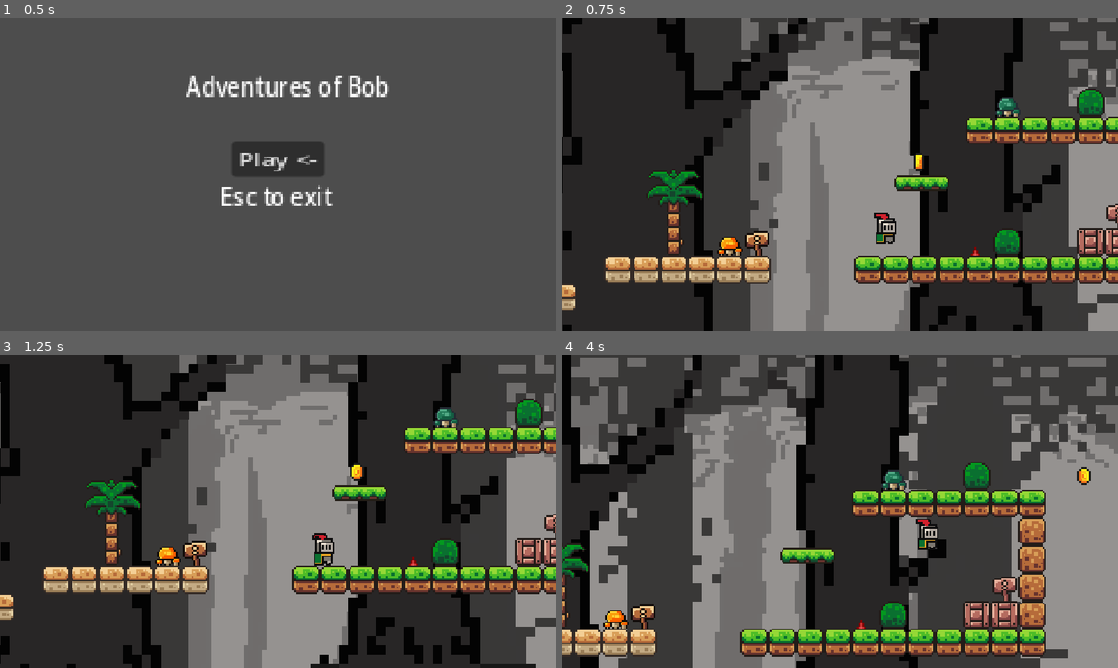
Above: before the commit, frames 1-4 (two rows, left to right).
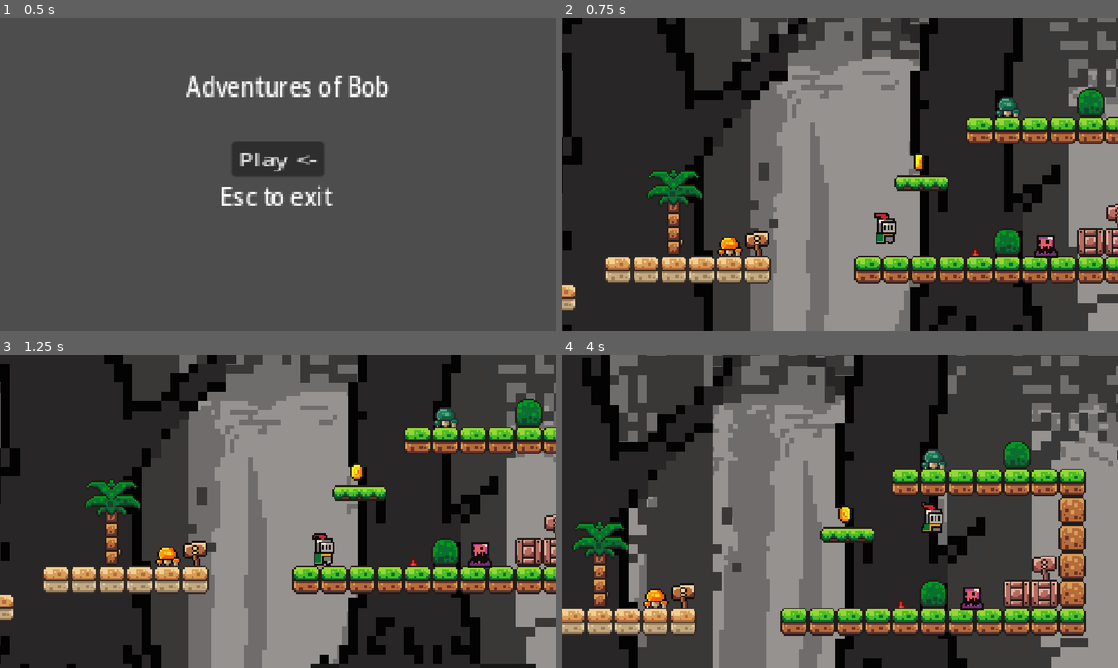
Above: after the commit, the same moments.

Repository: Testing-File/Brackish-Knight
Game: Godot game, scene res://scenes/mainmenu.tscn
Two runs of this game, one before a commit and one after it. Both use one fixed random seed, a clock stepped at 60 frames per second and the inputs below.
Inputs:
- Up to frame 1 (0.5 s): no input
- Up to frame 2 (0.75 s): click "Play <-" at 0.5 s
- Up to frame 3 (1.25 s): no input
- Up to frame 4 (4 s): tap Enter (ui_accept) at 1.25, 1.35, 1.52, 1.82, 2.1, 2.27, 2.57, 2.85, 3.6, 3.77 s; hold D (right) 1.28-2.78 s; hold A (left) 2.78-3.53 s; hold D (right) from 3.53 s (still down)

Frame 1 is identical in both runs. In frame 2, 0.3% of the frame differs, in the area x 84-90%, y 69-77%; in frame 3, 0.3%; in frame 4, 52%, in the area x 0-100%, y 0-100%.

Commit message:
Added an enemy and sound effects

Diff:
--- a/scenes/coin.tscn
+++ b/scenes/coin.tscn
@@ -1,7 +1,8 @@
-[gd_scene load_steps=17 format=3 uid="uid://cc11nel2bhp2m"]
+[gd_scene load_steps=18 format=3 uid="uid://cc11nel2bhp2m"]
 
 [ext_resource type="Script" uid="uid://clgqemridkyw1" path="res://scripts/coin.gd" id="1_i64fm"]
 [ext_resource type="Texture2D" uid="uid://dutqljitgg5v" path="res://assets/sprites/coin.png" id="1_rwqht"]
+[ext_resource type="AudioStream" uid="uid://dewdbtdsepxjr" path="res://assets/sounds/coin.wav" id="3_11l1o"]
 
 [sub_resource type="AtlasTexture" id="AtlasTexture_i64fm"]
 atlas = ExtResource("1_rwqht")
@@ -111,4 +112,7 @@
 [node name="CollisionShape2D" type="CollisionShape2D" parent="."]
 shape = SubResource("CircleShape2D_ssuvv")
 
+[node name="pick" type="AudioStreamPlayer" parent="."]
+stream = ExtResource("3_11l1o")
+
 [connection signal="body_entered" from="." to="." method="_on_body_entered"]
--- /dev/null
+++ b/scenes/enemy_1.gd
@@ -0,0 +1,41 @@
+extends CharacterBody2D
+#Globals
+@export_subgroup("Settings")
+#player var
+@onready var player_node:CharacterBody2D = get_parent().get_node("player")
+#Physics
+var speed : float = 35.0
+var gravity = 15
+#Allow them to face in dif dir when spawned
+@export_range(-1,1) var dir : int = 1
+
+func _ready() -> void:
+	#To spawn in correct dir
+	if dir == 0:
+		dir = 1
+	$AnimatedSprite2D.flip_h = false if dir == 1 else true
+
+func _physics_process(delta: float) -> void:
+	if dir == 1 and (!$rightay.is_colliding() or $rwallray.is_colliding()):
+		$AnimatedSprite2D.flip_h = true
+		dir = 0
+		_wait_dir_change(-1)
+	if dir == -1 and (!$leftray.is_colliding() or $lwallray.is_colliding()):
+		$AnimatedSprite2D.flip_h = false
+		dir = 0
+		_wait_dir_change(1)
+
+
+	velocity.x = lerp(velocity.x, dir * speed, 10.0 * delta)
+	velocity.y += gravity
+	move_and_slide()
+
+
+#Kill
+func _on_area_2d_body_entered(body: Node2D) -> void:
+	if body == player_node:
+		get_tree().call_deferred("reload_current_scene")
+
+func _wait_dir_change(des_dir: int):
+	await get_tree().create_timer(0.5).timeout
+	dir = des_dir
--- /dev/null
+++ b/scenes/enemy_1.tscn
@@ -0,0 +1,87 @@
+[gd_scene load_steps=10 format=3 uid="uid://bh3slby86ypk4"]
+
+[ext_resource type="Texture2D" uid="uid://dwctft42cgpk4" path="res://assets/sprites/slime_purple.png" id="1_a1412"]
+[ext_resource type="Script" uid="uid://bmohypsxhl5wm" path="res://scenes/enemy_1.gd" id="1_ejytf"]
+
+[sub_resource type="AtlasTexture" id="AtlasTexture_dq62l"]
+atlas = ExtResource("1_a1412")
+region = Rect2(0, 24, 24, 24)
+
+[sub_resource type="AtlasTexture" id="AtlasTexture_d3026"]
+atlas = ExtResource("1_a1412")
+region = Rect2(24, 24, 24, 24)
+
+[sub_resource type="AtlasTexture" id="AtlasTexture_l21ug"]
+atlas = ExtResource("1_a1412")
+region = Rect2(48, 24, 24, 24)
+
+[sub_resource type="AtlasTexture" id="AtlasTexture_6nrqq"]
+atlas = ExtResource("1_a1412")
+region = Rect2(72, 24, 24, 24)
+
+[sub_resource type="SpriteFrames" id="SpriteFrames_oweuj"]
+animations = [{
+"frames": [{
+"duration": 1.0,
+"texture": SubResource("AtlasTexture_dq62l")
+}, {
+"duration": 1.0,
+"texture": SubResource("AtlasTexture_d3026")
+}, {
+"duration": 1.0,
+"texture": SubResource("AtlasTexture_l21ug")
+}, {
+"duration": 1.0,
+"texture": SubResource("AtlasTexture_6nrqq")
+}],
+"loop": true,
+"name": &"idle",
+"speed": 7.0
+}]
+
+[sub_resource type="RectangleShape2D" id="RectangleShape2D_tcmaw"]
+size = Vector2(6, 2)
+
+[sub_resource type="RectangleShape2D" id="RectangleShape2D_a1412"]
+size = Vector2(10, 16)
+
+[node name="enemy_1" type="CharacterBody2D"]
+script = ExtResource("1_ejytf")
+
+[node name="AnimatedSprite2D" type="AnimatedSprite2D" parent="."]
+sprite_frames = SubResource("SpriteFrames_oweuj")
+animation = &"idle"
+autoplay = "idle"
+frame = 2
+frame_progress = 0.27313203
+
+[node name="CollisionShape2D" type="CollisionShape2D" parent="."]
+position = Vector2(0, 10)
+shape = SubResource("RectangleShape2D_tcmaw")
+
+[node name="Area2D" type="Area2D" parent="."]
+collision_mask = 2
+
+[node name="CollisionShape2D" type="CollisionShape2D" parent="Area2D"]
+position = Vector2(0, 4)
+shape = SubResource("RectangleShape2D_a1412")
+
+[node name="leftray" type="RayCast2D" parent="."]
+position = Vector2(-8, 9)
+target_position = Vector2(0, 5)
+hit_from_inside = true
+
+[node name="rightay" type="RayCast2D" parent="."]
+position = Vector2(8, 9)
+target_position = Vector2(0, 5)
+hit_from_inside = true
+
+[node name="lwallray" type="RayCast2D" parent="."]
+position = Vector2(-7, 6)
+target_position = Vector2(-2, 0)
+
+[node name="rwallray" type="RayCast2D" parent="."]
+position = Vector2(7, 6)
+target_position = Vector2(2, 0)
+
+[connection signal="body_entered" from="Area2D" to="." method="_on_area_2d_body_entered"]
--- a/scenes/game.tscn
+++ b/scenes/game.tscn
@@ -1,16 +1,17 @@
-[gd_scene load_steps=24 format=4 uid="uid://8ekpighjgaxw"]
+[gd_scene load_steps=25 format=4 uid="uid://8ekpighjgaxw"]
 
 [ext_resource type="PackedScene" uid="uid://doxdf4q4e7151" path="res://scenes/player.tscn" id="1_uwrxv"]
 [ext_resource type="Script" uid="uid://chea1sgfk0cu4" path="res://scripts/game.gd" id="1_vtaks"]
 [ext_resource type="Texture2D" uid="uid://cbtw2wuceypig" path="res://assets/sprites/world_tileset.png" id="2_yqjtg"]
 [ext_resource type="PackedScene" uid="uid://f65v7u18a62j" path="res://scenes/platform_b.tscn" id="3_lnu2h"]
-[ext_resource type="PackedScene" uid="uid://dj7kuvxelpkf8" path="res://s_spike.tscn" id="4_kvpfn"]
+[ext_resource type="PackedScene" uid="uid://dj7kuvxelpkf8" path="res://scenes/s_spike.tscn" id="4_kvpfn"]
 [ext_resource type="PackedScene" uid="uid://d1a60iejicvj2" path="res://scenes/platform_s.tscn" id="4_lbhrr"]
 [ext_resource type="PackedScene" uid="uid://cc11nel2bhp2m" path="res://scenes/coin.tscn" id="5_iywne"]
 [ext_resource type="PackedScene" uid="uid://kasn246gljpv" path="res://scenes/kz.tscn" id="6_p57ef"]
 [ext_resource type="Texture2D" uid="uid://nv6b2w1oqhfq" path="res://parallax/front.png" id="7_0tnpc"]
 [ext_resource type="Texture2D" uid="uid://cf0jah80ovp6a" path="res://parallax/middle.png" id="8_vtaks"]
 [ext_resource type="Texture2D" uid="uid://p1efrcg8eomw" path="res://parallax/Back.png" id="9_kvpfn"]
+[ext_resource type="PackedScene" uid="uid://bh3slby86ypk4" path="res://scenes/enemy_1.tscn" id="12_dinhu"]
 
 [sub_resource type="TileSetAtlasSource" id="TileSetAtlasSource_lnu2h"]
 texture = ExtResource("2_yqjtg")
@@ -398,3 +399,6 @@
 
 [node name="Sprite2D" parent="." instance=ExtResource("4_kvpfn")]
 position = Vector2(1318, 204)
+
+[node name="enemy_1" parent="." instance=ExtResource("12_dinhu")]
+position = Vector2(1358.3943, 190.59189)
--- a/scenes/kz.tscn
+++ b/scenes/kz.tscn
@@ -1,6 +1,7 @@
-[gd_scene load_steps=2 format=3 uid="uid://kasn246gljpv"]
+[gd_scene load_steps=3 format=3 uid="uid://kasn246gljpv"]
 
 [ext_resource type="Script" uid="uid://d07itslxnb583" path="res://scripts/kz.gd" id="1_q4nbx"]
+[ext_resource type="AudioStream" uid="uid://bqh4egh4518nl" path="res://assets/sounds/hurt.wav" id="2_hfu6o"]
 
 [node name="Kz" type="Area2D"]
 collision_mask = 2
@@ -10,5 +11,8 @@
 wait_time = 0.5
 one_shot = true
 
+[node name="Hurt" type="AudioStreamPlayer" parent="."]
+stream = ExtResource("2_hfu6o")
+
 [connection signal="body_entered" from="." to="." method="_on_body_entered"]
 [connection signal="timeout" from="d_delay" to="." method="_on_d_delay_timeout"]
--- a/scenes/player.tscn
+++ b/scenes/player.tscn
@@ -1,7 +1,8 @@
-[gd_scene load_steps=9 format=3 uid="uid://doxdf4q4e7151"]
+[gd_scene load_steps=10 format=3 uid="uid://doxdf4q4e7151"]
 
 [ext_resource type="Texture2D" uid="uid://cg0rmia1l727t" path="res://assets/sprites/knight.png" id="1_3vyb7"]
 [ext_resource type="Script" uid="uid://fuaybfpvv27l" path="res://scripts/player.gd" id="1_g2els"]
+[ext_resource type="AudioStream" uid="uid://c1wvoss0whamv" path="res://assets/sounds/jump.wav" id="3_qhqgy"]
 
 [sub_resource type="AtlasTexture" id="AtlasTexture_g2els"]
 atlas = ExtResource("1_3vyb7")
@@ -58,3 +59,6 @@
 position = Vector2(0, -6.0000005)
 scale = Vector2(0.8475711, 0.85554224)
 shape = SubResource("CapsuleShape2D_3vyb7")
+
+[node name="Jump" type="AudioStreamPlayer" parent="."]
+stream = ExtResource("3_qhqgy")
--- a/s_spike.tscn
+++ b/scenes/s_spike.tscn
@@ -1,7 +1,8 @@
-[gd_scene load_steps=4 format=3 uid="uid://dj7kuvxelpkf8"]
+[gd_scene load_steps=5 format=3 uid="uid://dj7kuvxelpkf8"]
 
 [ext_resource type="Texture2D" uid="uid://dpum5nkv0l5h7" path="res://assets/art_atlas.png" id="1_yl4b5"]
-[ext_resource type="Script" uid="uid://b6oh66dq41w8f" path="res://sprite_2d.gd" id="2_t6rrf"]
+[ext_resource type="Script" uid="uid://b6oh66dq41w8f" path="res://scripts/sprite_2d.gd" id="2_t6rrf"]
+[ext_resource type="AudioStream" uid="uid://bqh4egh4518nl" path="res://assets/sounds/hurt.wav" id="3_t6rrf"]
 
 [sub_resource type="RectangleShape2D" id="RectangleShape2D_ux4pg"]
 size = Vector2(5.9395638, 3.865833)
@@ -20,4 +21,7 @@
 scale = Vector2(0.94637585, 1.2377516)
 shape = SubResource("RectangleShape2D_ux4pg")
 
+[node name="Hurt" type="AudioStreamPlayer" parent="."]
+stream = ExtResource("3_t6rrf")
+
 [connection signal="body_entered" from="Area2D" to="." method="_on_area_2d_body_entered"]
--- a/scripts/coin.gd
+++ b/scripts/coin.gd
@@ -4,4 +4,7 @@
 
 #Using signals
 func _on_body_entered(body: Node2D) -> void:
+	$pick.play()
+	$AnimatedSprite2D.hide()
+	await get_tree().create_timer(0.17).timeout
 	queue_free()
--- a/scripts/player.gd
+++ b/scripts/player.gd
@@ -12,6 +12,7 @@
 	# Handle jump.
 	if Input.is_action_just_pressed("ui_accept") and is_on_floor():
 		velocity.y = JUMP_VELOCITY
+		$Jump.play()
 
 	# Get the input direction and handle the movement/deceleration.
 	# As good practice, you should replace UI actions with custom gameplay actions.
--- a/sprite_2d.gd
+++ b/scripts/sprite_2d.gd
@@ -1,4 +1,6 @@
 extends Sprite2D
 
 func _on_area_2d_body_entered(body: Node2D) -> void:
+	$Hurt.play()
+	await get_tree().create_timer(0.01).timeout
 	get_tree().reload_current_scene()
Not shown, added: scenes/enemy_1.gd.uid
Renamed: sprite_2d.gd.uid -> scripts/sprite_2d.gd.uid
